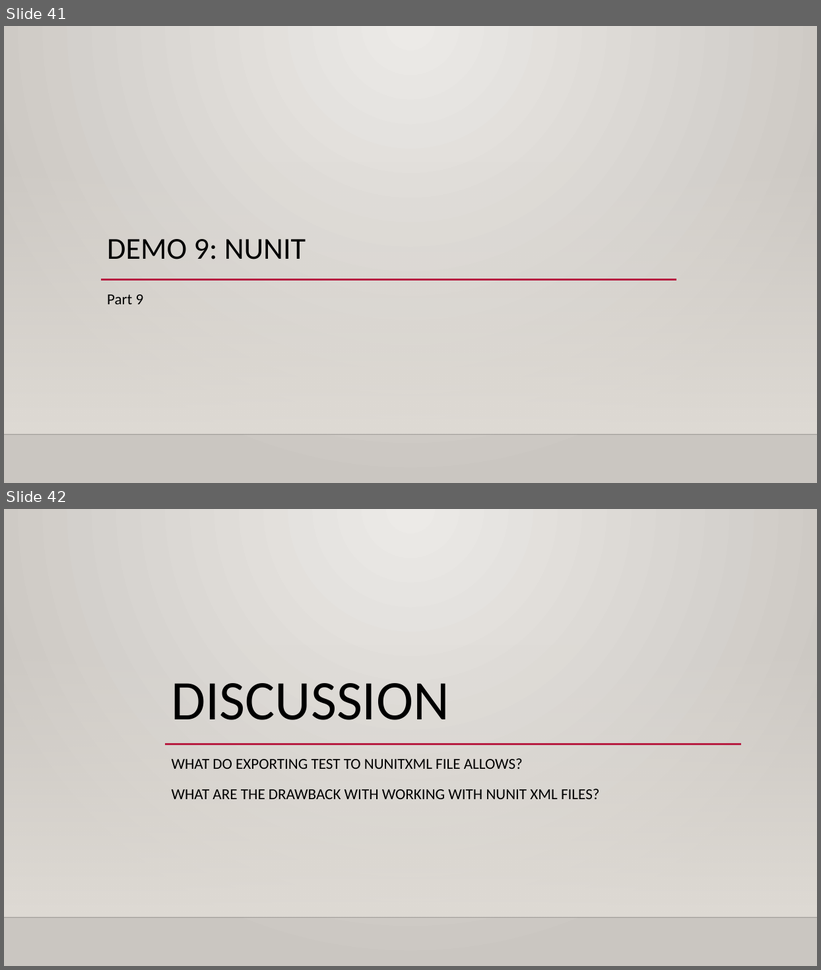
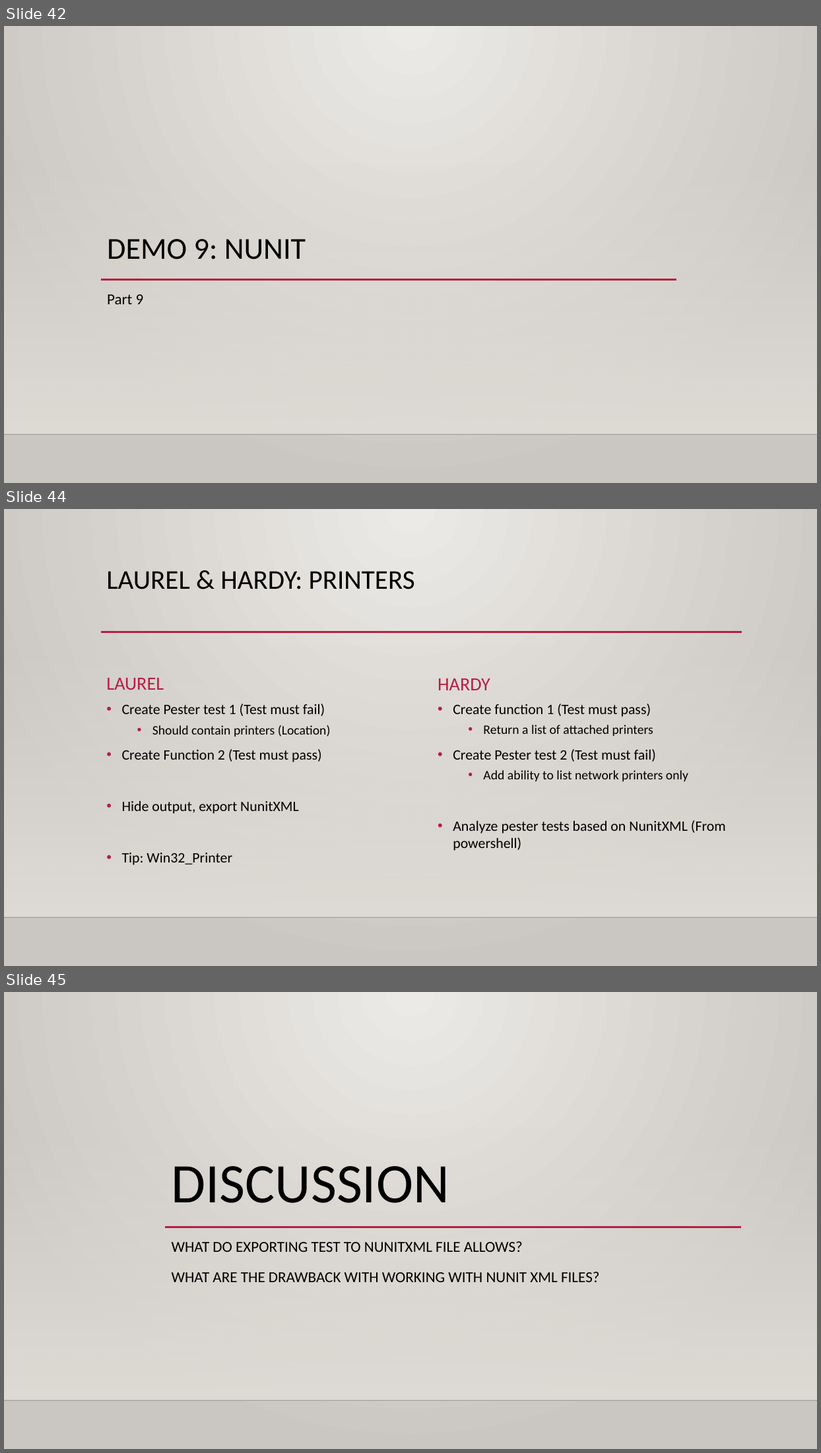
Before and after one commit to Stephanevg/Demos, a slide deck: Introduction To Pester/Examples/Introduction to pester.pptx. Shown one above the other, each under a label of ours: slides 41 and 42 before the commit, slides 42, 44 and 45 after it; the slides between them are not shown. The pictures are 821x970 and 821x1453 pixels, drawn with LibreOffice and Linux fonts; fonts in the diff are those of the drawing; background and template pictures are left out. Boxes give left, top, right and bottom in pixels: in the first picture for what was removed or moved away, otherwise in the second. Text is boxed around its words. In the diff, an @@ line names an element or a change of style, - is before the commit and + after.

```diff
--- a/Introduction To Pester/Examples/Introduction to pester.pptx
+++ b/Introduction To Pester/Examples/Introduction to pester.pptx
@@ slide 44 added at (x1=4, y1=509, x2=817, y2=966), background gradient #ECEAE7 to #CAC7C1; not listed: 2 template elements that a slide beside it also shows @@
@@ title added at (x1=106, y1=571, x2=415, y2=590), 32 pt, text #000000 @@
+LAUREL & HARDY: PRINTERS
@@ line added from (101, 632) to (742, 632), #B71E42 2.5 pt @@
@@ text added at (x1=106, y1=678, x2=164, y2=690), 22 pt, text #B71E42 @@
+LAUREL
@@ text added at (x1=438, y1=679, x2=490, y2=691), 22 pt, text #B71E42 @@
+HARDY
@@ text added at (x1=122, y1=704, x2=331, y2=865), 17 pt, text #000000 @@
+• Create Pester test 1 (Test must fail)
+  • Should contain printers (Location)
+• Create Function 2 (Test must pass)
+• Hide output, export NunitXML
+• Tip: Win32_Printer
@@ text added at (x1=453, y1=704, x2=726, y2=851), 17 pt, text #000000 @@
+• Create function 1 (Test must pass)
+  • Return a list of attached printers
+• Create Pester test 2 (Test must fail)
+  • Add ability to list network printers only
+• Analyze pester tests based on NunitXML (From powershell)
@@ what was slide 41 is now slide 42 @@
@@ what was slide 42 is now slide 45 @@
```
Also in this commit, not shown: 3 slides changed, 2 other slides added, 8 other files.
